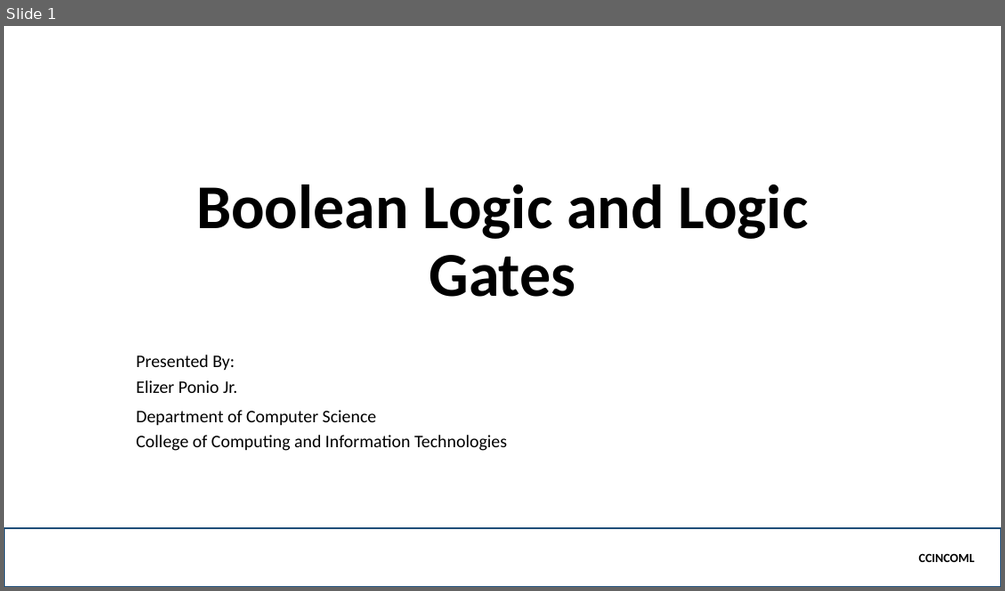
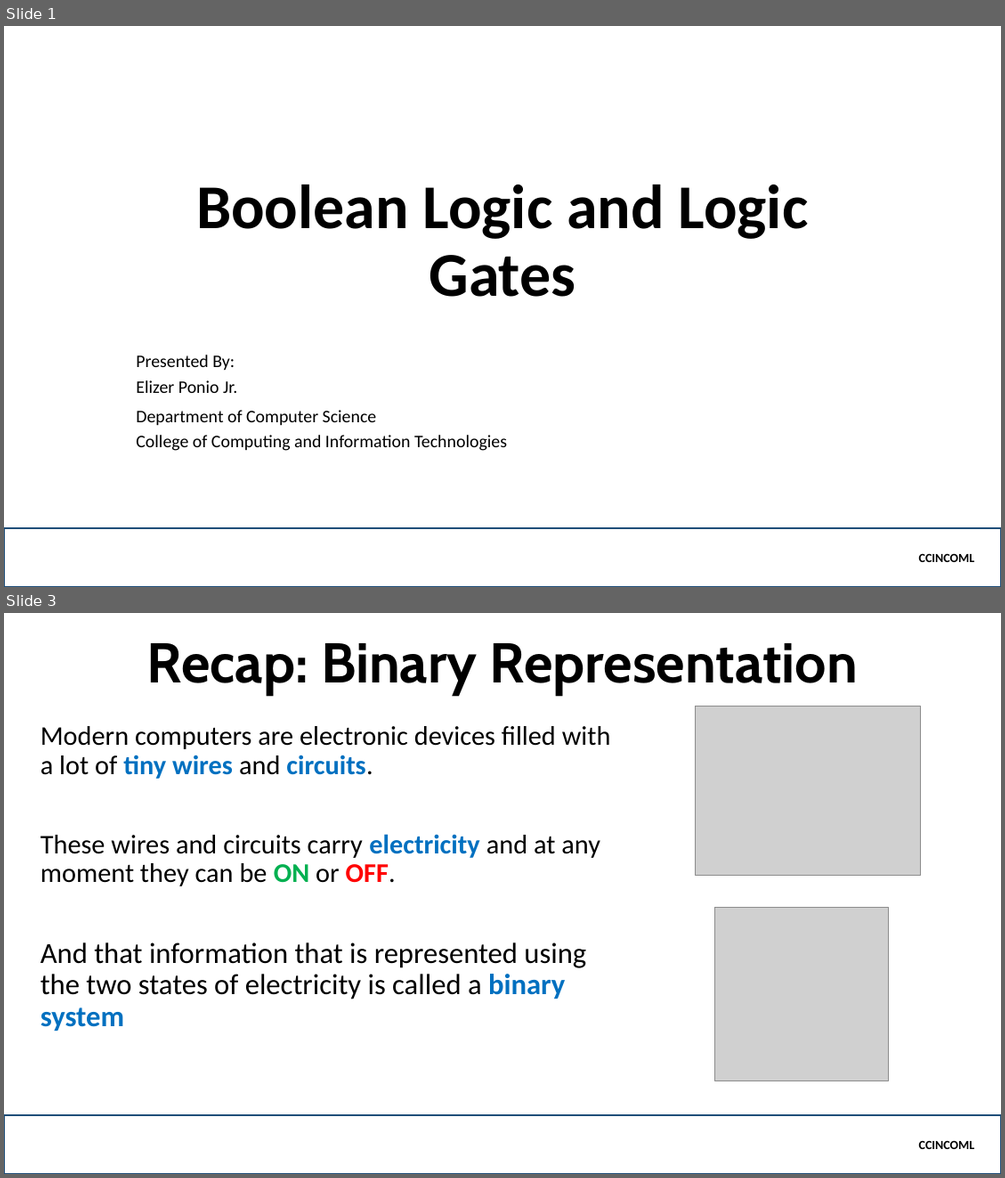
Before and after one commit to jamenggay/CCINCOML, a slide deck: Part 5 - Logic Gates/Boolean Logic and Logic Gates.pptx. Shown one above the other, each under a label of ours: slide 1 before the commit, slides 1 and 3 after it; the slides between them are not shown. The pictures are 1005x591 and 1005x1178 pixels, drawn with LibreOffice and Linux fonts; fonts in the diff are those of the drawing; grey boxes stand for pictures; background and template pictures are left out. Boxes give left, top, right and bottom in pixels: in the first picture for what was removed or moved away, otherwise in the second. Text is boxed around its words. In the diff, an @@ line names an element or a change of style, - is before the commit and + after.

```diff
--- a/Part 5 - Logic Gates/Boolean Logic and Logic Gates.pptx
+++ b/Part 5 - Logic Gates/Boolean Logic and Logic Gates.pptx
@@ slide 3 added at (4, 613, 1001, 1174), background picture (left out) @@
@@ title added at (147, 643, 858, 695), 54 pt, text #000000, bold @@
+Recap: Binary Representation
@@ picture added at (695, 706, 920, 876) @@
@@ subtitle added at (40, 726, 611, 1030), 26 pt, text #000000 @@
+Modern computers are electronic devices filled with a lot of tiny wires and circuits.
+These wires and circuits carry electricity and at any moment they can be ON or OFF.
+And that information that is represented using the two states of electricity is called a binary system
@@ picture added at (714, 907, 888, 1080) @@
@@ rectangle added at (4, 1115, 1001, 1174), outline #1F4E79 2.25 pt, 12 pt, text #000000, bold @@
+CCINCOML
```
Also in this commit, not shown: 1 slide changed, 12 other slides added, 1 slide removed.
